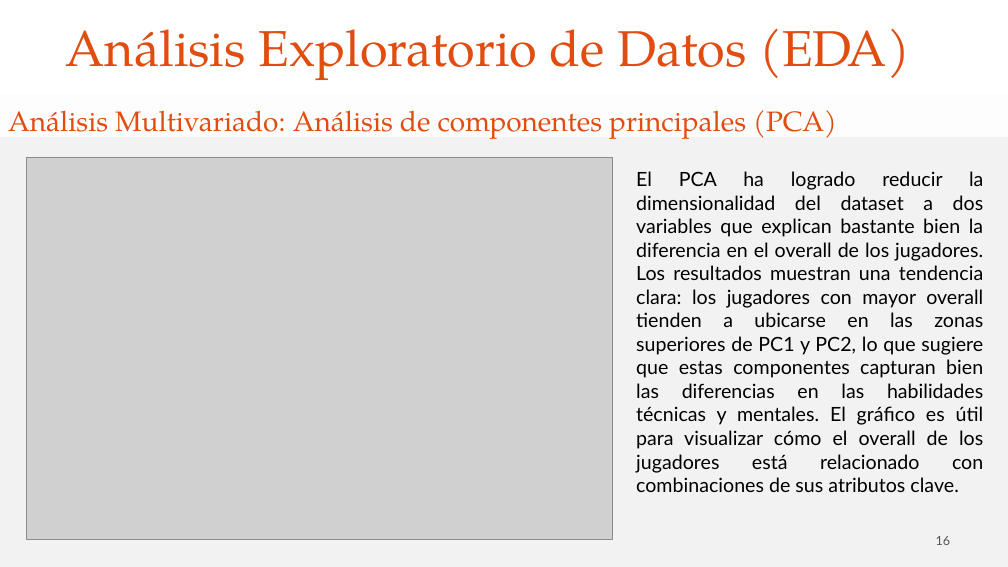
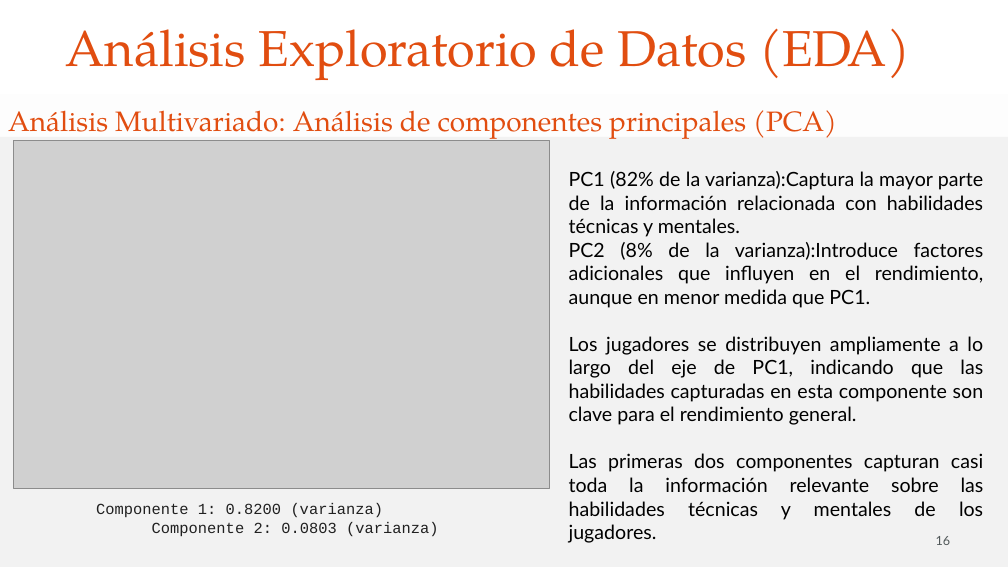
Before and after one commit to CarlaLS/Entregas-CoderHouse-Ciencia-de-Datos-II, a slide deck: slide 16 of FIFA-Carla-Salamone -primer entrega.pptx. Drawn at 1008x567 pixels with LibreOffice and Linux fonts; fonts in the diff are those of the drawing; grey boxes stand for pictures. Boxes give left, top, right and bottom in pixels: in the first picture for what was removed or moved away, otherwise in the second. Text is boxed around its words. In the diff, an @@ line names an element or a change of style, - is before the commit and + after.

```diff
--- a/FIFA-Carla-Salamone -primer entrega.pptx
+++ b/FIFA-Carla-Salamone -primer entrega.pptx
@@ picture: place and size @@
-picture at <box>26,158,612,540</box>
+picture at <box>14,140,549,488</box>
@@ text at <box>569,171,984,543</box>: text changed @@
-El PCA ha logrado reducir la dimensionalidad del dataset a dos variables que explican bastante bien la diferencia en el overall de los jugadores. Los resultados muestran una tendencia clara: los jugadores con mayor overall tienden a ubicarse en las zonas superiores de PC1 y PC2, lo que sugiere que estas componentes capturan bien las diferencias en las habilidades técnicas y mentales. El gráfico es útil para visualizar cómo el overall de los jugadores está relacionado con combinaciones de sus atributos clave.
+PC1 (82% de la varianza):Captura la mayor parte de la información relacionada con habilidades técnicas y mentales.
+PC2 (8% de la varianza):Introduce factores adicionales que influyen en el rendimiento, aunque en menor medida que PC1.
+Los jugadores se distribuyen ampliamente a lo largo del eje de PC1, indicando que las habilidades capturadas en esta componente son clave para el rendimiento general.
+Las primeras dos componentes capturan casi toda la información relevante sobre las habilidades técnicas y mentales de los jugadores.
@@ text added at <box>96,503,439,536</box>, 11 pt, text #212121 @@
+Componente 1: 0.8200 (varianza) Componente 2: 0.0803 (varianza)
```
